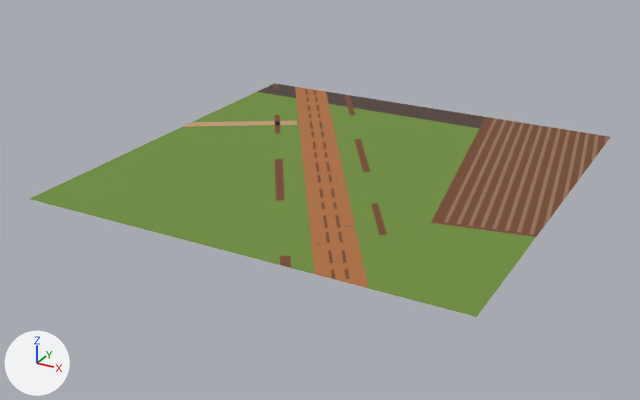
Two versions of the glTF model public/assets/layouts/D-CROSSING.chunks/crossing-2-5.glb, one commit apart.
Camera for both pictures: a 50 mm camera at (138.0, -222.2, 75.8) aimed at (46.4, -55.7, -7.5). The lights are fixed; the arrows at lower left show +X, +Y and +Z. The older version comes first.

The first picture shows 'crossing-2-5'.
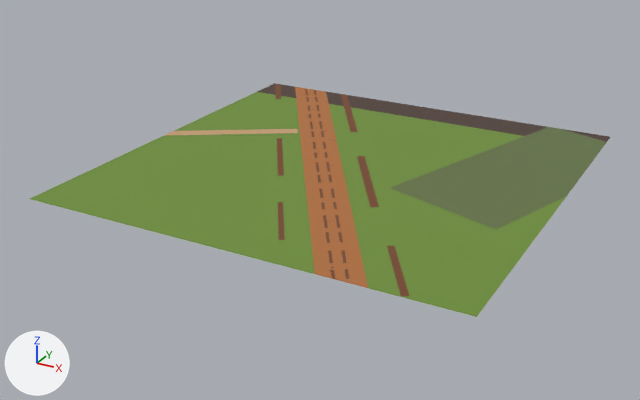
Changed parts and their boxes (x1, y1, x2, y2) in the pictures (640 x 400 px):
part 1 of me_countryside_208, rebuilt: before (183, 120, 297, 127); after (164, 129, 298, 136)
part 2 of me_countryside_208, deleted: before (273, 83, 609, 268)
part 3 of me_countryside_208, reshaped: before (275, 94, 610, 237); after (275, 84, 607, 296)

Patch to the scene script:
```diff
--- a/public/assets/layouts/D-CROSSING.chunks/crossing-2-5.glb.py
+++ b/public/assets/layouts/D-CROSSING.chunks/crossing-2-5.glb.py
@@ mat_pal_apronolive @@
+mat_pal_apronolive = principled_material('pal_apronOlive')
+mat_pal_apronolive.base_color = (0.13, 0.175, 0.0648)  # dark green #657448
+mat_pal_apronolive.roughness = 0.85
@@ me_countryside_208 @@
 # used by ob_crossing_2_5; location = (0.0, 0.0, 0.0)
-me_countryside_208.from_pydata(...)  # 342 vertices, 172 faces; spans x 0.0..100.0, y -100.0..0.0, z 0.0
+me_countryside_208.from_pydata(...)  # 336 vertices, 170 faces; spans x 0.0..100.0, y -100.0..0.0, z 0.0
+# me_countryside_208 part 1: the loose piece of 4 vertices spanning x 0.0..25.4, y -46.0..-27.3, z 0.0 is rebuilt with 4 vertices and now spans x 0.0..29.0, y -53.9..-32.9, z 0.0
+# me_countryside_208 part 2: 28 loose pieces with 113 vertices, spanning x 0.0..100.0, y -100.0..0.0, z 0.0, are deleted
+# me_countryside_208 part 3
+# 24 vertices are removed from x 25.6..100.0, y -75.4..0.0, z 0.0
+# 14 faces are deleted
+# 1 vertex moves from x 48.1, y -74.4, z 0.0 to x 64.7, y -57.4, z 0.0
+# 131 vertices are added at x 0.9..100.0, y -99.8..0.0, z 0.0
+# 13 new faces join them, mat_pal_leathershadow_001 (brown #77482e)
+# 4 new faces join them, mat_pal_apronolive (dark green #657448)
+# 52 new faces join them, mat_pal_uidark (black #25222c)
+# other edits to the shape of me_countryside_208 do not show in these pictures
 me_countryside_208.materials.append(mat_pal_grass)
@@ me_countryside_208 @@
 me_countryside_208.materials.append(mat_pal_leathershadow_001)
-me_countryside_208.materials.append(mat_pal_trouserlight)  # brown #93745a
 me_countryside_208.materials.append(mat_pal_uidark)
 me_countryside_208.materials.append(mat_pal_captan)
+me_countryside_208.materials.append(mat_pal_apronolive)  # dark green #657448
```
